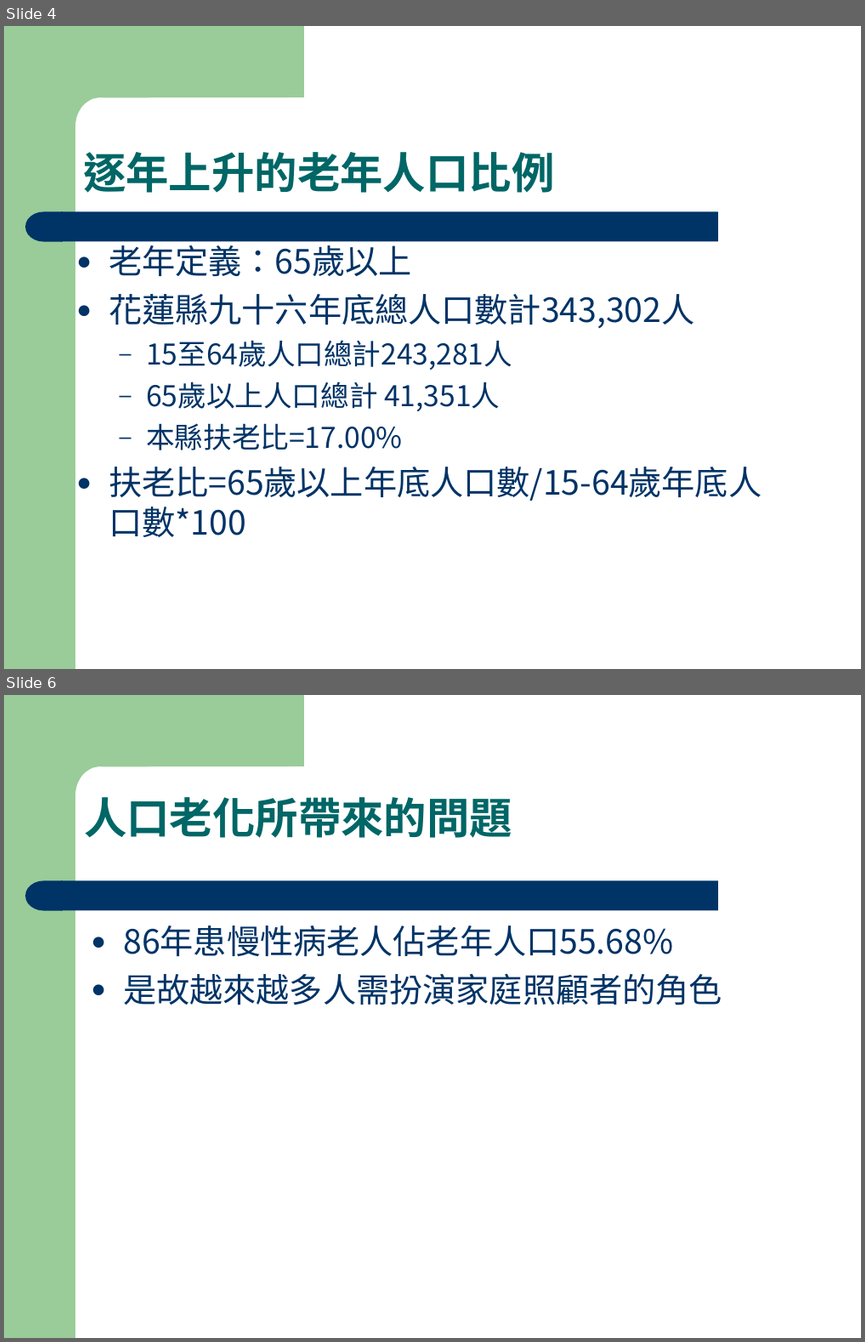
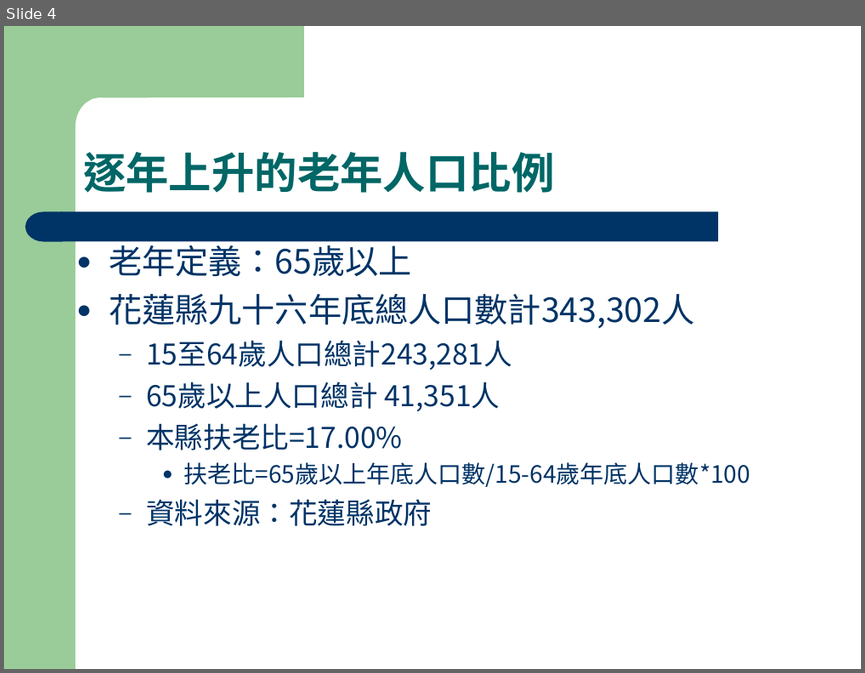
Before and after one commit to fhopecc/fhopecc, a slide deck: public/tutor/home_care.ppt. Shown one above the other, each under a label of ours: slides 4 and 6 before the commit, slide 4 after it; the slides between them are not shown. The pictures are 865x1342 and 865x673 pixels, drawn with LibreOffice and Linux fonts; fonts in the diff are those of the drawing. Boxes give left, top, right and bottom in pixels: in the first picture for what was removed or moved away, otherwise in the second. Text is boxed around its words. In the diff, an @@ line names an element or a change of style, - is before the commit and + after.

```diff
--- a/public/tutor/home_care.ppt
+++ b/public/tutor/home_care.ppt
@@ slide 6 removed at (x1=4, y1=695, x2=861, y2=1338), background #FFFFFF; not listed: 4 template elements that a slide beside it also shows @@
@@ title removed at (x1=84, y1=797, x2=512, y2=838) @@
-人口老化所帶來的問題
@@ text removed at (x1=123, y1=925, x2=722, y2=1005) @@
-● 86年患慢性病老人佔老年人口55.68%
-● 是故越來越多人需扮演家庭照顧者的角色
@@ slide 4 changed as well @@
@@ text at (x1=183, y1=462, x2=749, y2=487): size 28 to 20 pt in "扶老比=65歲以上年底人口數/15-64歲年底人口數*100"; list level 1 to 3 in "扶老比=65歲以上年底人口數/15-64歲年底人口數*100" @@
@@ text at (x1=146, y1=499, x2=432, y2=526): paragraph added @@
+  – 資料來源：花蓮縣政府
```
Also in this commit, not shown: 29 other slides changed, 5 slides added, 1 other slide removed, 3 other files.
